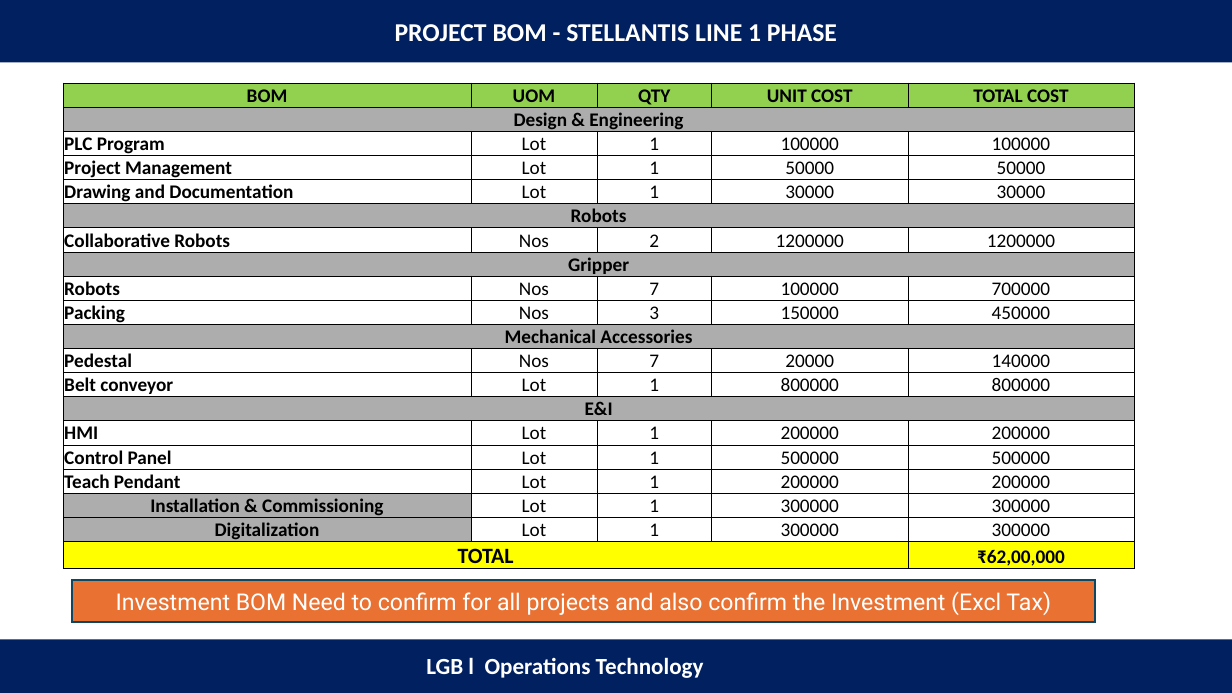
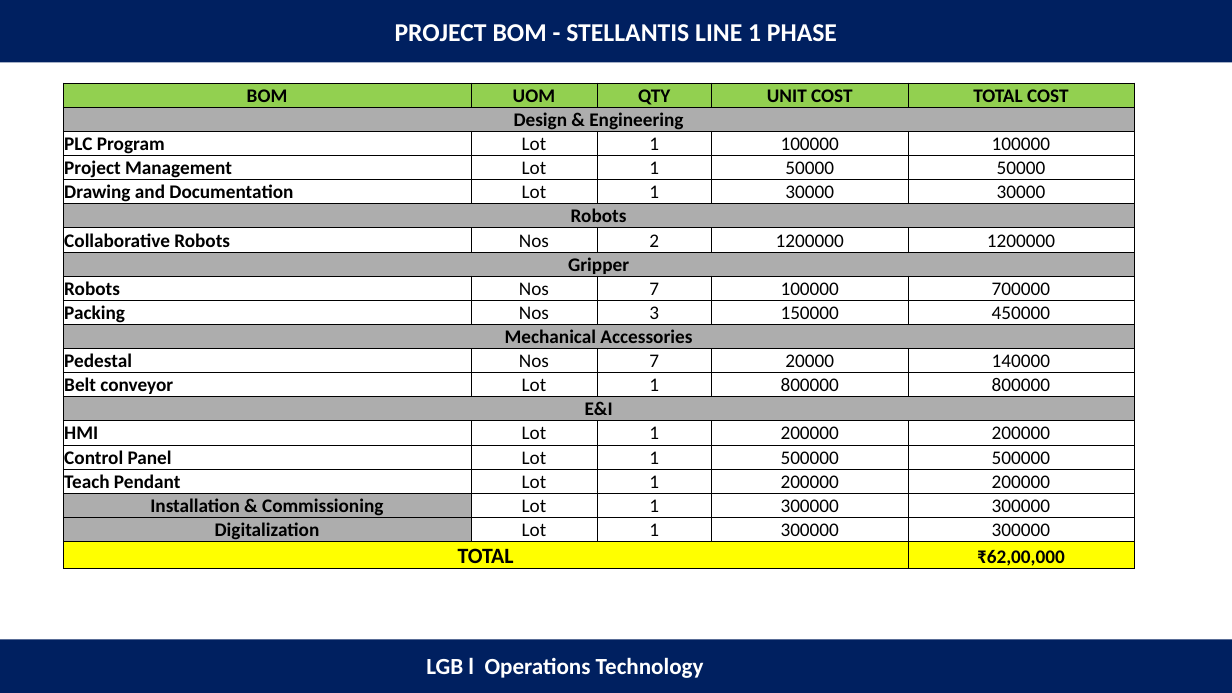
Before and after one commit to anand2204-robo/Project-List, a slide deck: slide 24 of Automation project.pptx (slide 10 before the commit). Drawn at 1232x693 pixels with LibreOffice and Linux fonts; fonts in the diff are those of the drawing. Boxes give left, top, right and bottom in pixels: in the first picture for what was removed or moved away, otherwise in the second. Text is boxed around its words. In the diff, an @@ line names an element or a change of style, - is before the commit and + after.

```diff
--- a/Automation project.pptx
+++ b/Automation project.pptx
@@ rectangle removed at bbox=[72, 580, 1095, 622] @@
-Investment BOM Need to confirm for all projects and also confirm the Investment (Excl Tax)
```
Also in this commit, not shown: 12 other slides changed, 44 slides added.
